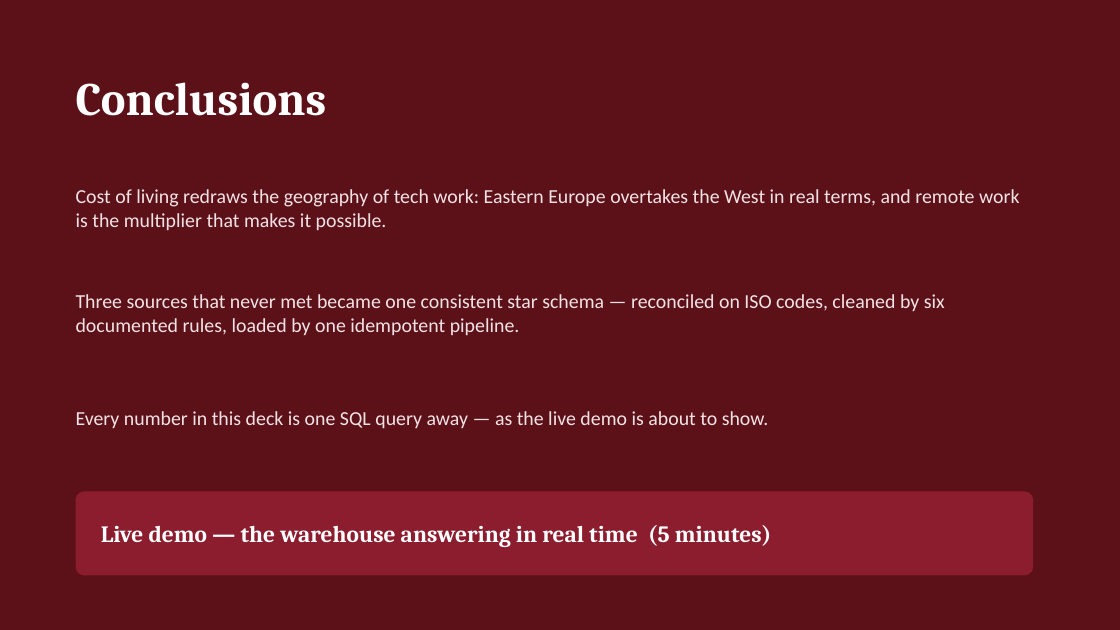
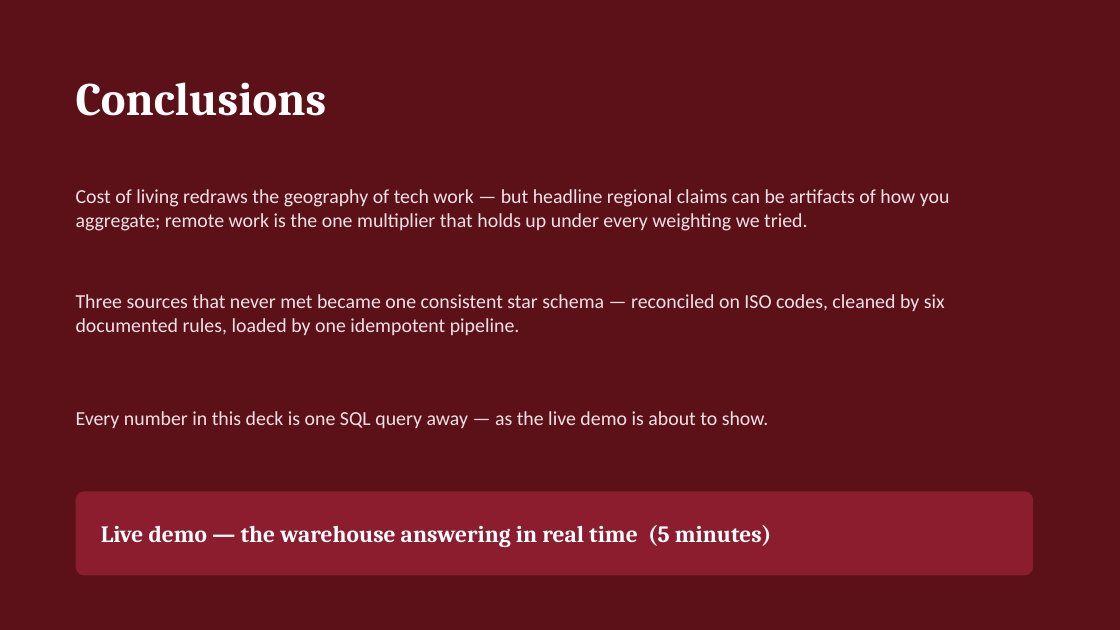
Before and after one commit to emasmisi/tech-worker-purchasing-power-dw, a slide deck: slide 16 of presentation/TechWorker_DW_Presentation.pptx. Drawn at 1120x630 pixels with LibreOffice and Linux fonts; fonts in the diff are those of the drawing. Boxes give left, top, right and bottom in pixels: in the first picture for what was removed or moved away, otherwise in the second. Text is boxed around its words. In the diff, an @@ line names an element or a change of style, - is before the commit and + after.

```diff
--- a/presentation/TechWorker_DW_Presentation.pptx
+++ b/presentation/TechWorker_DW_Presentation.pptx
@@ text at [76, 189, 950, 231]: text changed @@
-Cost of living redraws the geography of tech work: Eastern Europe overtakes the West in real terms, and remote work is the multiplier that makes it possible.
+Cost of living redraws the geography of tech work — but headline regional claims can be artifacts of how you aggregate; remote work is the one multiplier that holds up under every weighting we tried.
```
Also in this commit, not shown: 1 other slide changed, 3 other files.
